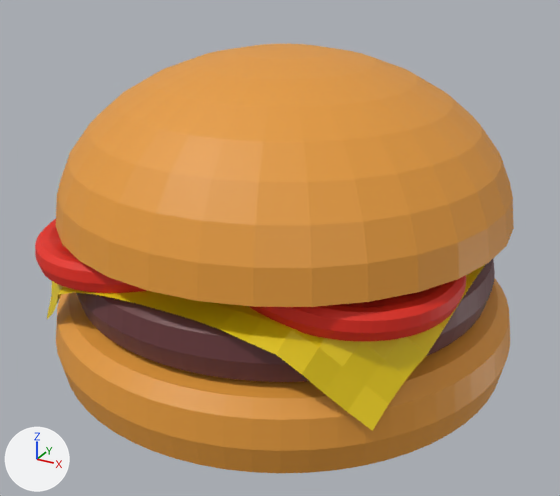
One commit to the FBX model Assets/Resources/Models/Items/Food/burger.fbx: the scene before it, then after it.
Rendered twice from a 50 mm camera at (0.449, -0.828, 0.557) aimed at (0.004, -0.019, 0.153). Arrows for +X, +Y and +Z are at lower left; the lights stay in place. Where no turn or scale is listed for an object, it has been applied to the vertices.

The scene before the commit, as lines of its bpy script (objects in view):
```python
me_cylinder_004 = bpy.data.meshes.new('Cylinder.004')
me_cylinder_004.from_pydata(...)  # 1858 vertices, 1856 faces; spans x -0.308..0.298, y -0.298..0.309, z 0.294..0.398
me_cylinder_004.materials.append(mat_bun)  # orange #e79c3c
me_mesh_001 = bpy.data.meshes.new('Mesh.001')
me_mesh_001.from_pydata(...)  # 1858 vertices, 1856 faces; spans x -0.139..0.133, y -0.134..0.139, z -0.015..0.04
me_mesh_001.materials.append(mat_tomato)  # red #e72a18
me_mesh_003 = bpy.data.meshes.new('Mesh.003')
me_mesh_003.from_pydata(...)  # 1858 vertices, 1856 faces; spans x -0.136..0.135, y -0.134..0.138, z -0.021..0.047
me_mesh_003.materials.append(mat_tomato)  # red #e72a18
me_plane = bpy.data.meshes.new('Plane')
me_plane.from_pydata(...)  # 289 vertices, 256 faces; spans x -0.257..0.261, y -0.261..0.258, z -0.288..-0.182
me_plane.materials.append(mat_cheese)  # yellow #e7ca00
me_sphere_001 = bpy.data.meshes.new('Sphere.001')
me_sphere_001.from_pydata(...)  # 290 vertices, 320 faces; spans x -0.285..0.285, y -0.285..0.285, z 0.0..0.196
me_sphere_001.materials.append(mat_bun)  # orange #e79c3c
ob_cylinder = bpy.data.objects.new('Cylinder', me_cylinder_004)
ob_cylinder.location = (0.0, 0.0, -0.298)
ob_cylinder_002 = bpy.data.objects.new('Cylinder.002', me_mesh_001)
ob_cylinder_002.location = (-0.118, -0.13, 0.174)
ob_cylinder_005 = bpy.data.objects.new('Cylinder.005', me_mesh_003)
ob_cylinder_005.location = (0.128, -0.094, 0.178)
ob_plane = bpy.data.objects.new('Plane', me_plane)
ob_plane.location = (0.0, 0.0, 0.363)
ob_sphere = bpy.data.objects.new('Sphere', me_sphere_001)
ob_sphere.location = (0.0, 0.0, 0.208)
# also in view: 'Cylinder.001' at (-0.005, 0.005, 0.134)
```
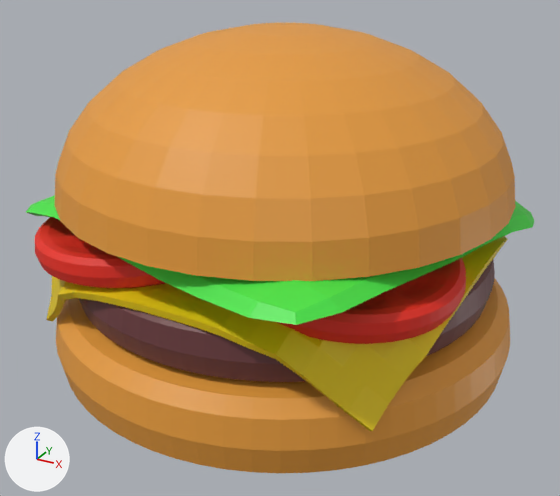
Scene script edits in JSON lines:
```json
{"op": "add", "block": "mat_salad", "code": ["mat_salad = principled_material('Salad')", "mat_salad.base_color = (0.0666, 0.8, 0.0634)  # green #49e747"]}
{"block": "me_plane", "where": "# used by ob_plane; location = (0.0, 0.0, 0.363)"}
{"op": "remove", "block": "me_plane", "code": "me_plane.from_pydata(...)  # 289 vertices, 256 faces; spans x -0.257..0.261, y -0.261..0.258, z -0.288..-0.182"}
{"op": "add", "block": "me_plane", "code": "me_plane.from_pydata(...)  # 578 vertices, 576 faces; spans x -0.257..0.261, y -0.261..0.258, z -0.293..-0.182"}
{"block": "me_plane", "change": "me_plane part 1"}
{"block": "me_plane", "change": "197 vertices are added at x -0.257..0.26, y -0.26..0.257, z -0.293..-0.19"}
{"block": "me_plane", "change": "5 new vertices lie (0.0, 0.0, -0.009) away from vertices in x -0.257..-0.031, y -0.034..0.257, z -0.188"}
{"block": "me_plane", "change": "63 new vertices lie (0.032, 0.0, 0.0) away from vertices in x -0.225..0.197, y -0.228..0.257, z -0.197..-0.195"}
{"block": "me_plane", "change": "24 new vertices lie (-0.033, 0.0, 0.0) away from vertices in x -0.192..0.132, y -0.228..0.193, z -0.195"}
{"block": "me_plane", "change": "320 new faces join them"}
{"op": "add", "block": "me_mesh_004", "code": ["me_mesh_004 = bpy.data.meshes.new('Mesh.004')", "me_mesh_004.from_pydata(...)  # 194 vertices, 192 faces; spans x -0.288..0.29, y -0.293..0.29, z -0.065..0.01", "me_mesh_004.materials.append(mat_salad)  # green #49e747"]}
{"op": "set", "path": "ob_cylinder_002.location", "old": "(-0.118, -0.13, 0.174)", "new": "(-0.118, -0.13, 0.181)"}
{"op": "set", "path": "ob_cylinder_005.location", "old": "(0.128, -0.094, 0.178)", "new": "(0.128, -0.094, 0.175)"}
{"op": "set", "path": "ob_sphere.location", "old": "(0.0, 0.0, 0.208)", "new": "(-0.002, 0.004, 0.233)"}
{"op": "add", "block": "ob_plane_001", "code": ["ob_plane_001 = bpy.data.objects.new('Plane.001', me_mesh_004)", "ob_plane_001.location = (0.0, 0.0, 0.243)"]}
```

Where the change shows, as pixel boxes (x1, y1, x2, y2) in the pictures (560 x 496 px):
```json
{"object": "Sphere", "change": "moved", "before": [56, 44, 514, 307], "after": [55, 23, 515, 281]}
{"object": "Plane", "change": "reshaped", "before": [46, 265, 485, 431], "after": [46, 236, 508, 431]}
{"object": "Plane.001", "change": "added", "after": [26, 195, 534, 325], "on screen": "green"}
{"object": "Cylinder.005", "change": "moved", "before": [249, 275, 466, 341], "after": [277, 258, 466, 344]}
{"object": "Cylinder.002", "change": "moved", "before": [35, 219, 147, 293], "after": [35, 217, 165, 288]}
{"part": 1, "of": "me_plane", "change": "added", "after": [47, 239, 508, 431]}
```
